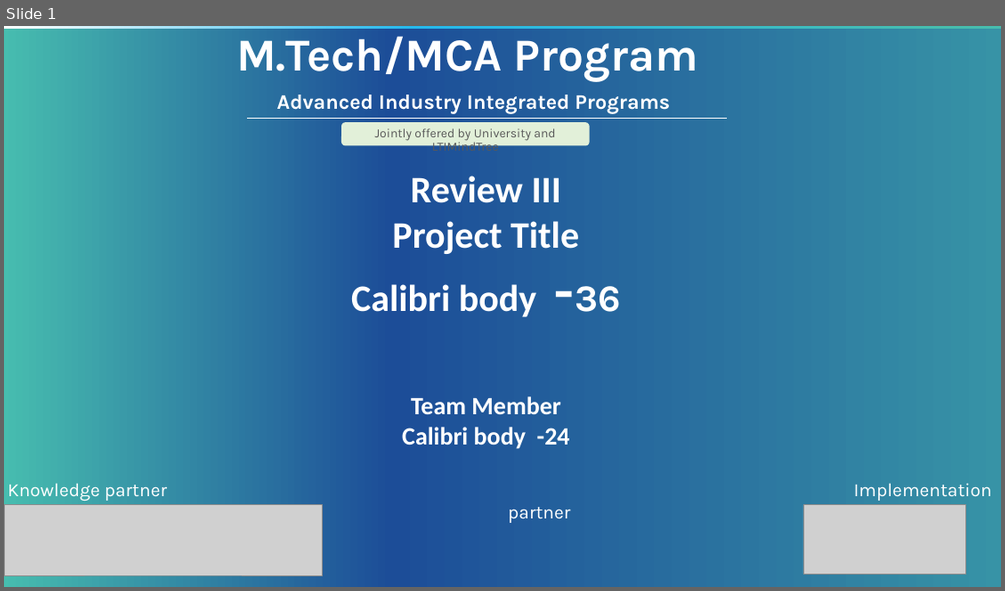
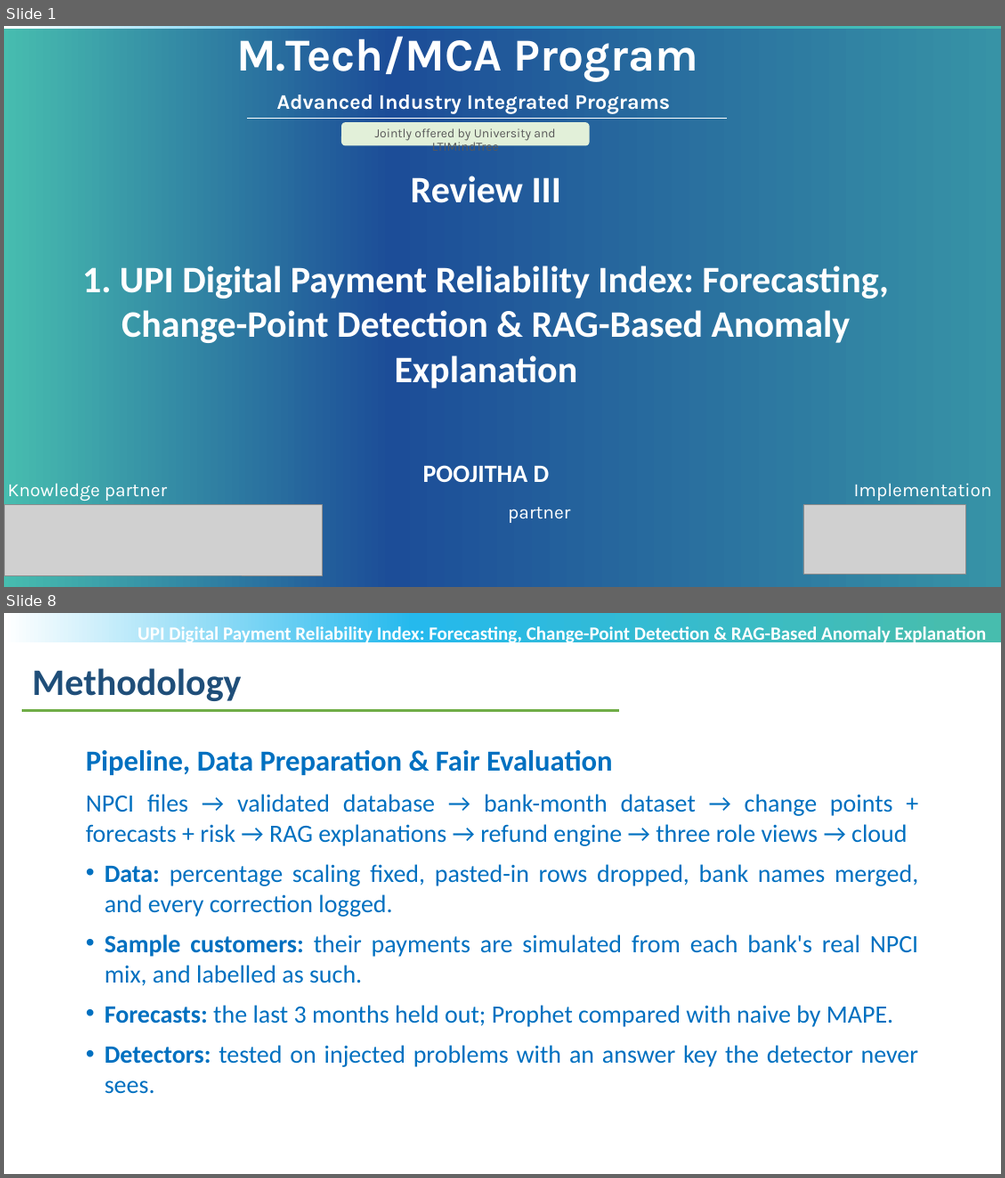
Before and after one commit to POOJITHA-02/lti-proj, a slide deck: MTech-Project_Review3_PPT_Template_V1.pptx. Shown one above the other, each under a label of ours: slide 1 before the commit, slides 1 and 8 after it; the slides between them are not shown. The pictures are 1005x591 and 1005x1178 pixels, drawn with LibreOffice and Linux fonts; fonts in the diff are those of the drawing; grey boxes stand for pictures; background and template pictures are left out. Boxes give left, top, right and bottom in pixels: in the first picture for what was removed or moved away, otherwise in the second. Text is boxed around its words. In the diff, an @@ line names an element or a change of style, - is before the commit and + after.

```diff
--- a/MTech-Project_Review3_PPT_Template_V1.pptx
+++ b/MTech-Project_Review3_PPT_Template_V1.pptx
@@ slide 8 added at (4, 613, 1001, 1174), background #FFFFFF; not listed: 1 template element that a slide beside it also shows @@
@@ text added at (138, 624, 987, 645), 18 pt, text #FFFFFF, bold @@
+UPI Digital Payment Reliability Index: Forecasting, Change-Point Detection & RAG-Based Anomaly Explanation
@@ text added at (32, 668, 242, 701), 36 pt, text #1F4E79, bold @@
+Methodology
@@ line added from (22, 710) to (619, 710), #70AD47 2.25 pt @@
@@ text added at (86, 750, 919, 1094), 24 pt, text #0070C0 @@
+Pipeline, Data Preparation & Fair Evaluation
+NPCI files → validated database → bank-month dataset → change points + forecasts + risk → RAG explanations → refund engine → three role views → cloud
+• Data: percentage scaling fixed, pasted-in rows dropped, bank names merged, and every correction logged.
+• Sample customers: their payments are simulated from each bank's real NPCI mix, and labelled as such.
+• Forecasts: the last 3 months held out; Prophet compared with naive by MAPE.
+• Detectors: tested on injected problems with an answer key the detector never sees.
@@ slide 1 changed as well @@
@@ text at (82, 265, 889, 482): text changed @@
-Project Title
-Calibri body -36
-Team Member
-Calibri body -24
+1. UPI Digital Payment Reliability Index: Forecasting, Change-Point Detection & RAG-Based Anomaly Explanation
+POOJITHA D
```
Also in this commit, not shown: 1 other slide changed, 17 other slides added, 9 slides removed.
